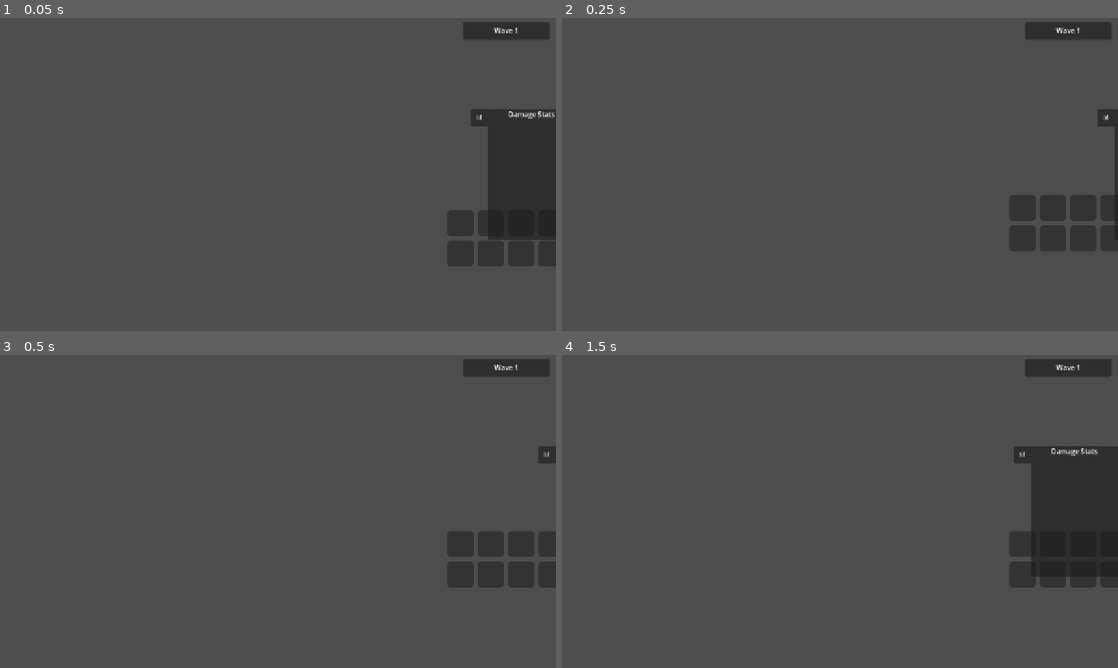
Above: before the commit, frames 1-4 (two rows, left to right).
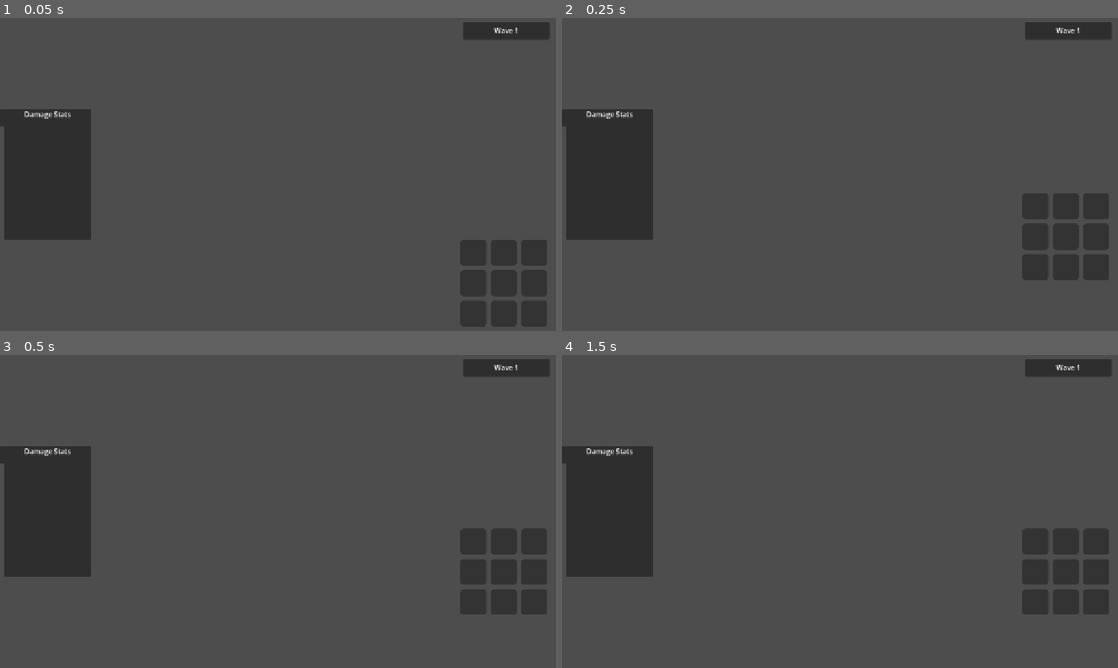
Above: after the commit, the same moments.

Repository: seekerzz/tower-html
Game: Godot game, scene res://src/Scenes/UI/MainGUI.tscn
Same seed, same stepped clock (60 frames per second), same inputs: the game is played once before the commit and once after it. The project has no main scene, so this scene is started directly.
Inputs (mouse positions are in pixels of both pictures, inside the frame that each line leads up to):
- Up to frame 1 (0.05 s): no input
- Up to frame 2 (0.25 s): no input
- Up to frame 3 (0.5 s): no input
- Up to frame 4 (1.5 s): click (1106, 455) at 0.5 s, where only the run before the commit has a clickable "📊"; tap Enter at 1.25 s; move the mouse to (962, 495) at 1.27 s; hold Right (ui_right) from 1.28 s (still down); tap Q at 1.35 s; click (962, 495) at 1.42 s

The runs differ from the first frame. In frame 1, 15% of the frame differs, in the area x 0-100%, y 29-99%; in frame 2, 9.2%; in frame 3, 9.1%; in frame 4, 13%.

Commit message:
Refactor UI layout and add visual feedback
- MainGUI: Moved DamageStats to left, added combat gold display, containerized RightSidebar.
- InventoryPanel: Updated to 9 slots (3x3) with dynamic scrolling.
- PassiveSkillBar: Enforced square icon aspect ratio, added CD flash feedback.
- SkillBar: Added CD flash feedback.

Diff:
--- a/src/Scripts/UI/InventoryPanel.gd
+++ b/src/Scripts/UI/InventoryPanel.gd
@@ -1,6 +1,6 @@
 extends Control
 
-const SLOT_COUNT = 8
+const SLOT_COUNT = 9
 
 @onready var slots_container = $PanelContainer/SlotsContainer
 
@@ -8,12 +8,39 @@
 	print("[InventoryPanel] UI Ready initialized.") # 调试日志
 
 	if slots_container:
+		slots_container.columns = 3
 		slots_container.add_theme_constant_override("h_separation", 10)
 		slots_container.add_theme_constant_override("v_separation", 10)
+
+		# Ensure scrolling support
 		var parent = slots_container.get_parent()
-		if parent is PanelContainer:
+		if not parent is ScrollContainer:
+			var scroll = ScrollContainer.new()
+			scroll.name = "InventoryScroll"
+			scroll.custom_minimum_size.y = 200 # Allow scrolling if content exceeds this
+			scroll.size_flags_vertical = Control.SIZE_EXPAND_FILL
+			scroll.size_flags_horizontal = Control.SIZE_EXPAND_FILL
+
+			# We need to swap parents carefully
+			var grand_parent = parent.get_parent() # Likely PanelContainer
+
+			# Remove Grid from current parent
+			parent.remove_child(slots_container)
+
+			# Add Grid to Scroll
+			scroll.add_child(slots_container)
+
+			# Add Scroll to where Grid was (or to the PanelContainer if parent was just a helper)
+			# The structure is $PanelContainer -> $SlotsContainer (Grid)
+			# We want $PanelContainer -> $ScrollContainer -> $SlotsContainer
+
+			parent.add_child(scroll)
+
+		var container_parent = slots_container.get_parent() # ScrollContainer now
+		if container_parent and container_parent.get_parent() is PanelContainer:
 			var style = StyleBoxEmpty.new()
-			parent.add_theme_stylebox_override("panel", style)
+			container_parent.get_parent().add_theme_stylebox_override("panel", style)
+
 	else:
 		push_error("[InventoryPanel] Error: SlotsContainer not found!")
 
--- a/src/Scripts/UI/MainGUI.gd
+++ b/src/Scripts/UI/MainGUI.gd
@@ -13,7 +13,6 @@
 @onready var damage_stats_panel = $DamageStats
 @onready var stats_scroll = $DamageStats/ScrollContainer
 @onready var stats_header = $DamageStats/Header
-@onready var stats_toggle_btn = $DamageStats/ToggleButton
 @onready var left_sidebar = $LeftSidebar
 @onready var right_sidebar = $RightSidebar
 @onready var top_left_panel = $TopLeftPanel
@@ -58,8 +57,6 @@
 	GameManager.skill_activated.connect(_on_skill_activated)
 	GameManager.ftext_spawn_requested.connect(_on_ftext_spawn_requested)
 
-	stats_toggle_btn.pressed.connect(_on_stats_toggle_pressed)
-
 	_setup_ui_styles()
 
 	if retry_button:
@@ -68,6 +65,9 @@
 		new_game_button.pressed.connect(_on_new_game_pressed)
 
 	_setup_tooltip()
+
+	_setup_right_layout()
+	_setup_combat_gold()
 
 	update_ui()
 	_setup_stats_panel()
@@ -81,6 +81,51 @@
 	hp_bar.visible = active
 	food_bar.visible = active
 	mana_bar.visible = active
+
+	if damage_stats_panel:
+		damage_stats_panel.visible = !active
+
+	if combat_gold_label:
+		combat_gold_label.visible = active
+
+func _setup_right_layout():
+	if !right_sidebar: return
+
+	# Find children by name as they are instances in the scene
+	var passive_bar = right_sidebar.get_node_or_null("PassiveSkillBar")
+	var inv_panel = right_sidebar.get_node_or_null("InventoryPanel")
+
+	if !passive_bar or !inv_panel:
+		push_warning("RightSidebar children not found for refactoring")
+		return
+
+	var content_box = VBoxContainer.new()
+	content_box.name = "RightContentBox"
+	content_box.size_flags_horizontal = Control.SIZE_EXPAND_FILL
+	content_box.size_flags_vertical = Control.SIZE_EXPAND_FILL
+	right_sidebar.add_child(content_box)
+
+	passive_bar.reparent(content_box)
+	inv_panel.reparent(content_box)
+
+	passive_bar.size_flags_horizontal = Control.SIZE_EXPAND_FILL
+	inv_panel.size_flags_horizontal = Control.SIZE_EXPAND_FILL
+
+	# Order: Passive Top, Inventory Bottom
+	content_box.move_child(passive_bar, 0)
+	content_box.move_child(inv_panel, 1)
+
+var combat_gold_label: Label
+
+func _setup_combat_gold():
+	if !top_left_panel: return
+	combat_gold_label = Label.new()
+	combat_gold_label.name = "CombatGoldLabel"
+	combat_gold_label.add_theme_font_size_override("font_size", 18)
+	combat_gold_label.add_theme_color_override("font_outline_color", Color.BLACK)
+	combat_gold_label.add_theme_constant_override("outline_size", 4)
+	top_left_panel.add_child(combat_gold_label)
+	combat_gold_label.hide()
 
 func _update_sidebar_position():
 	if sidebar_tween and sidebar_tween.is_valid():
@@ -141,38 +186,16 @@
 			label.add_theme_font_size_override("font_size", 18) # Larger font
 
 func _setup_stats_panel():
-	# Anchor to Center Right
-	damage_stats_panel.set_anchors_preset(Control.PRESET_CENTER_RIGHT)
-	# Initial state: Collapsed
-	is_stats_collapsed = true
-	# We need to defer position update because layout happens after ready
-	call_deferred("_update_stats_panel_position")
-
-func _update_stats_panel_position():
-	_animate_stats_panel()
-
-func _animate_stats_panel():
-	if stats_tween and stats_tween.is_valid():
-		stats_tween.kill()
-	stats_tween = create_tween()
-
-	# Ensure panel is on top
-	damage_stats_panel.z_index = 10
-
-	var viewport_width = get_viewport_rect().size.x
-	var panel_width = damage_stats_panel.size.x
-
-	var target_pos_x
-	if is_stats_collapsed:
-		stats_scroll.visible = false
-		damage_stats_panel.custom_minimum_size.y = 30
-		target_pos_x = viewport_width
-	else:
-		stats_scroll.visible = true
-		damage_stats_panel.custom_minimum_size.y = 300
-		target_pos_x = viewport_width - max(panel_width, 200)
-
-	stats_tween.tween_property(damage_stats_panel, "position:x", target_pos_x, 0.3).set_trans(Tween.TRANS_SINE).set_ease(Tween.EASE_OUT)
+	# Anchor to Center Left
+	damage_stats_panel.set_anchors_preset(Control.PRESET_CENTER_LEFT)
+	damage_stats_panel.position.x = 10
+	damage_stats_panel.mouse_filter = Control.MOUSE_FILTER_IGNORE
+
+	if stats_header:
+		stats_header.mouse_filter = Control.MOUSE_FILTER_IGNORE
+
+	# Remove old logic animation references if any, just ensure it's placed correctly
+	# We no longer collapse/animate it.
 
 func _setup_tooltip():
 	tooltip_instance = TOOLTIP_SCENE.instantiate()
@@ -238,6 +261,9 @@
 	mana_label.text = "💧 %d/%d" % [int(GameManager.mana), int(GameManager.max_mana)]
 
 	wave_label.text = "Wave %d" % GameManager.wave
+
+	if combat_gold_label and combat_gold_label.visible:
+		combat_gold_label.text = "💰 %d" % GameManager.gold
 
 func _on_damage_dealt(unit, amount):
 	if not unit: return
@@ -338,20 +364,11 @@
 
 	ftext.setup(display_value, color, is_crit, value_num)
 
-func _on_stats_toggle_pressed():
-	is_stats_collapsed = !is_stats_collapsed
-	_animate_stats_panel()
-
 func _force_collapse_stats():
-	if !is_stats_collapsed:
-		is_stats_collapsed = true
-		_animate_stats_panel()
+	pass
 
 func _on_wave_ended_stats():
-	# Auto pop up stats
-	if is_stats_collapsed:
-		is_stats_collapsed = false
-		_animate_stats_panel()
+	pass
 
 func _on_game_over():
 	if game_over_panel:
--- a/src/Scripts/UI/PassiveSkillBar.gd
+++ b/src/Scripts/UI/PassiveSkillBar.gd
@@ -48,6 +48,11 @@
 	var card = PanelContainer.new()
 	card.size_flags_horizontal = Control.SIZE_EXPAND_FILL
 	card.custom_minimum_size.y = 80
+	# Force 1:1 Aspect ratio if possible, or just set min width to match height?
+	# Requirement: "Icons adjusted to Square (1:1) ratio (suggest 60x60)".
+	# The card itself might be a row, but the requirement says "Card (PanelContainer) and Icon".
+	# If card is in a VBox/Grid, setting ratio might be tricky if it expands.
+	# But let's set icon to 60x60 square.
 	card.name = "PassiveCard_%s" % unit.name
 
 	# Style matching SkillBar
@@ -70,12 +75,15 @@
 	icon_rect.stretch_mode = TextureRect.STRETCH_KEEP_ASPECT_CENTERED
 	icon_rect.set_anchors_and_offsets_preset(Control.PRESET_CENTER)
 	icon_rect.mouse_filter = Control.MOUSE_FILTER_IGNORE
-	icon_rect.custom_minimum_size = Vector2(50, 50)
-	icon_rect.size = Vector2(50, 50)
-	icon_rect.offset_left = -25
-	icon_rect.offset_top = -25
-	icon_rect.offset_right = 25
-	icon_rect.offset_bottom = 25
+
+	# Requirement: Square 1:1, suggest 60x60.
+	var icon_size = 60
+	icon_rect.custom_minimum_size = Vector2(icon_size, icon_size)
+	icon_rect.size = Vector2(icon_size, icon_size)
+	icon_rect.offset_left = -icon_size/2
+	icon_rect.offset_top = -icon_size/2
+	icon_rect.offset_right = icon_size/2
+	icon_rect.offset_bottom = icon_size/2
 	layout.add_child(icon_rect)
 
 	# CD Overlay
@@ -128,10 +136,35 @@
 		cd_bar.value = unit.production_timer
 
 		# Flash animation
-		if unit.production_timer <= 0.1: # Just finished or about to
-			if !card.has_meta("flashing") or !card.get_meta("flashing"):
-				card.set_meta("flashing", true)
-				var tween = create_tween()
-				tween.tween_property(card, "modulate", Color(1.5, 1.5, 1.5), 0.1)
-				tween.tween_property(card, "modulate", Color.WHITE, 0.1)
-				tween.finished.connect(func(): card.set_meta("flashing", false))
+		# Detect transition from >0 to 0 (or restart).
+		# We store the last frame's timer value in meta
+		var last_timer = 0.0
+		if card.has_meta("last_timer"):
+			last_timer = card.get_meta("last_timer")
+
+		# If it WAS > 0 and NOW is <= 0 (or it reset to max, meaning it triggered)
+		# Usually production_timer resets to max_production_timer immediately after trigger in Unit logic.
+		# So we check if it suddenly went up (reset) or hit 0.
+		# But if it hits 0 and stays 0, we don't want to flash continuously.
+		# The prompt says: "When cooldown ends (from >0 to 0)".
+
+		# If unit resets immediately, we might see it jump from 0.1 to MAX.
+		# Or if it's manual trigger, it sits at 0.
+
+		var just_finished = (last_timer > 0 and unit.production_timer <= 0) or (last_timer < 0.2 and unit.production_timer > last_timer + 0.5)
+		# The second condition catches the reset if it happens instantly within frame
+
+		if just_finished:
+			_trigger_flash(card)
+
+		card.set_meta("last_timer", unit.production_timer)
+
+func _trigger_flash(card):
+	if card.has_meta("flashing") and card.get_meta("flashing"): return
+
+	card.set_meta("flashing", true)
+	var tween = create_tween()
+	# Flash to bright gold/white
+	tween.tween_property(card, "modulate", Color(2, 2, 2, 1), 0.15).set_trans(Tween.TRANS_SINE)
+	tween.tween_property(card, "modulate", Color.WHITE, 0.15).set_trans(Tween.TRANS_SINE)
+	tween.finished.connect(func(): card.set_meta("flashing", false))
--- a/src/Scripts/UI/SkillBar.gd
+++ b/src/Scripts/UI/SkillBar.gd
@@ -167,6 +167,11 @@
 		var cost_lbl = layout.get_node("CostLabel")
 
 		# Cooldown Logic
+		# Flash logic detection
+		var last_cd = 0.0
+		if card.has_meta("last_cd"):
+			last_cd = card.get_meta("last_cd")
+
 		if unit.skill_cooldown > 0:
 			var max_cd = unit.unit_data.get("skillCd", 10.0)
 			cd_bar.visible = true
@@ -174,6 +179,12 @@
 			cd_bar.value = unit.skill_cooldown # Remaining time
 		else:
 			cd_bar.visible = false
+
+		# Check for completion (transition from >0 to 0)
+		if last_cd > 0 and unit.skill_cooldown <= 0:
+			_trigger_flash(card)
+
+		card.set_meta("last_cd", unit.skill_cooldown)
 
 		# Mana Logic & Styling
 		var style = card.get_theme_stylebox("panel")
@@ -212,3 +223,13 @@
 
 func _on_skill_btn_pressed(unit):
 	unit.activate_skill()
+
+func _trigger_flash(card):
+	if card.has_meta("flashing") and card.get_meta("flashing"): return
+
+	card.set_meta("flashing", true)
+	var tween = create_tween()
+	# Flash to bright gold/white
+	tween.tween_property(card, "modulate", Color(2, 2, 2, 1), 0.15).set_trans(Tween.TRANS_SINE)
+	tween.tween_property(card, "modulate", Color.WHITE, 0.15).set_trans(Tween.TRANS_SINE)
+	tween.finished.connect(func(): card.set_meta("flashing", false))
